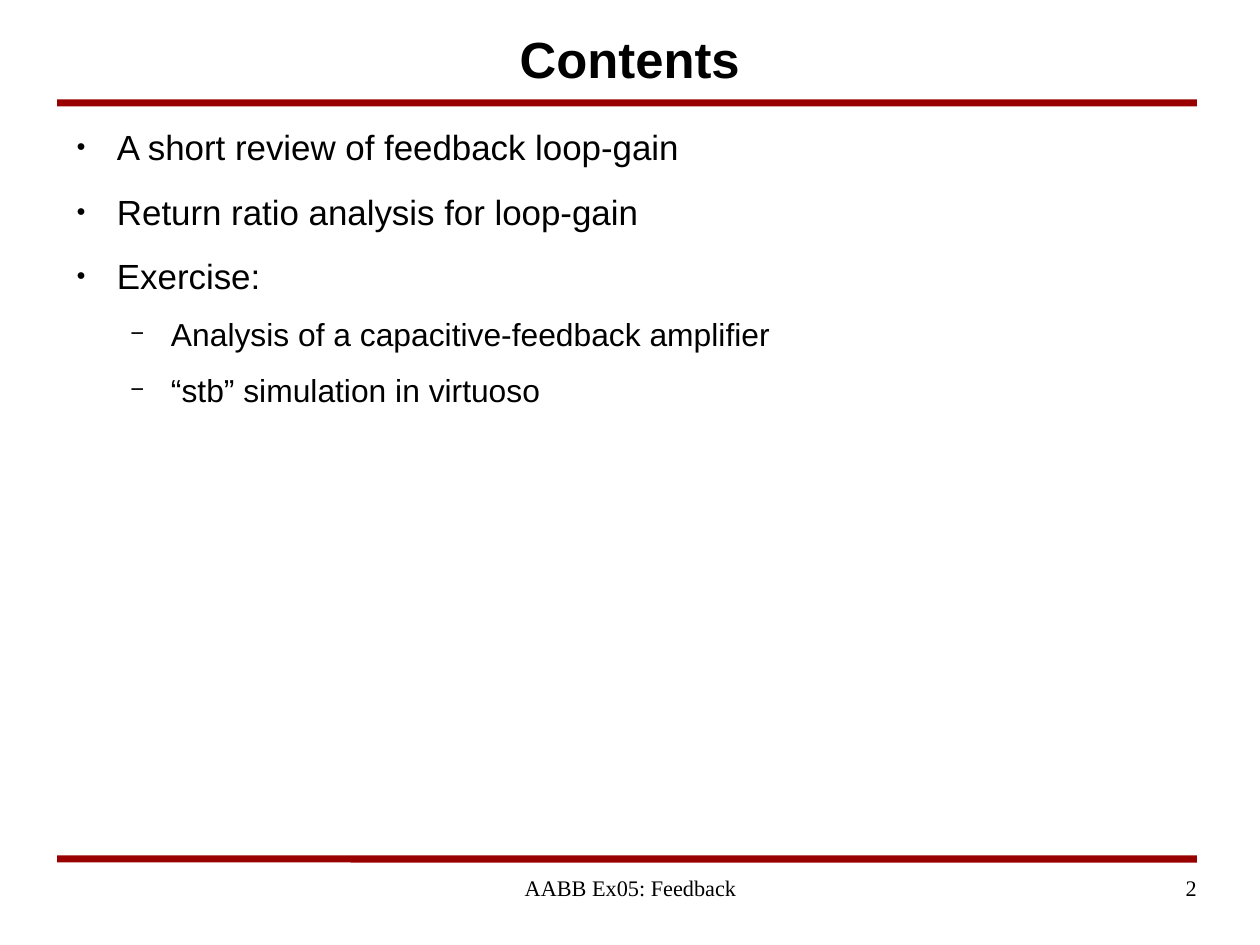
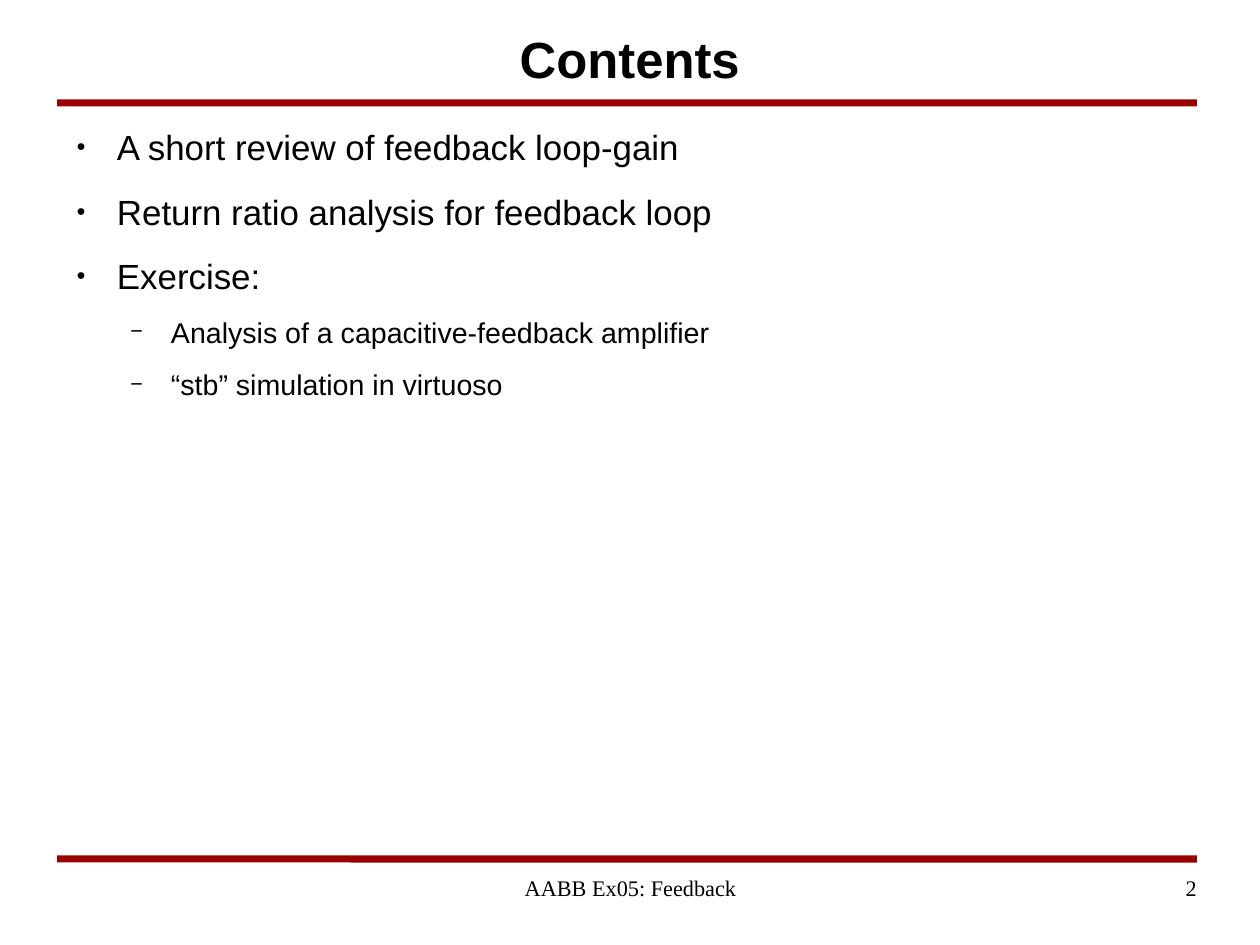
Before and after one commit to yuanzx10/Study, a slide deck: slide 2 of IntegratedCircuits/Notes/AABB_Exercise05_Feedback.odp. Drawn at 1260x945 pixels with LibreOffice and Linux fonts; fonts in the diff are those of the drawing; background and template pictures are left out. Boxes give left, top, right and bottom in pixels: in the first picture for what was removed or moved away, otherwise in the second. Text is boxed around its words. In the diff, an @@ line names an element or a change of style, - is before the commit and + after.

```diff
--- a/IntegratedCircuits/Notes/AABB_Exercise05_Feedback.odp
+++ b/IntegratedCircuits/Notes/AABB_Exercise05_Feedback.odp
@@ text at (117,199,712,231): text changed @@
-● Return ratio analysis for loop-gain
+● Return ratio analysis for feedback loop
@@ text at (171,322,709,396): size 20 to 18 pt in "Analysis of a capacitive-feedback amplifier", "“stb” simulation in virtuoso" @@
```
Also in this commit, not shown: 5 other slides changed, 1 slide removed.
